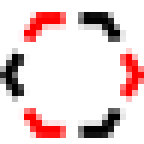
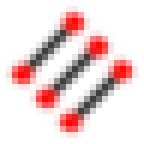
Revision of a layered 144×144 image; what changed, layer by layer:
hid "ConstrComp" over 0, 12, 144, 138
added layer "Rule copy 3" above "Rule" over 6, 6, 138, 138
